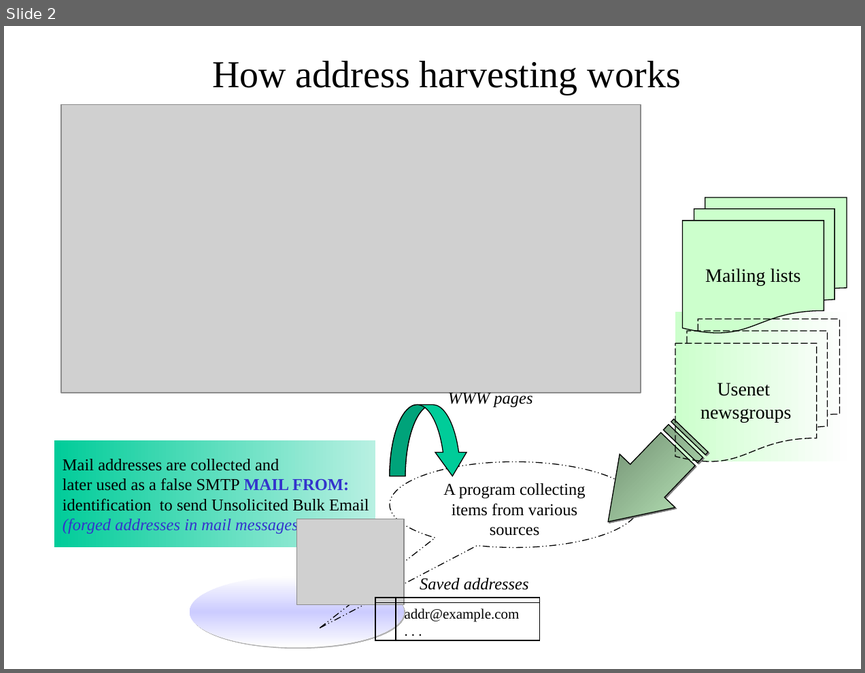
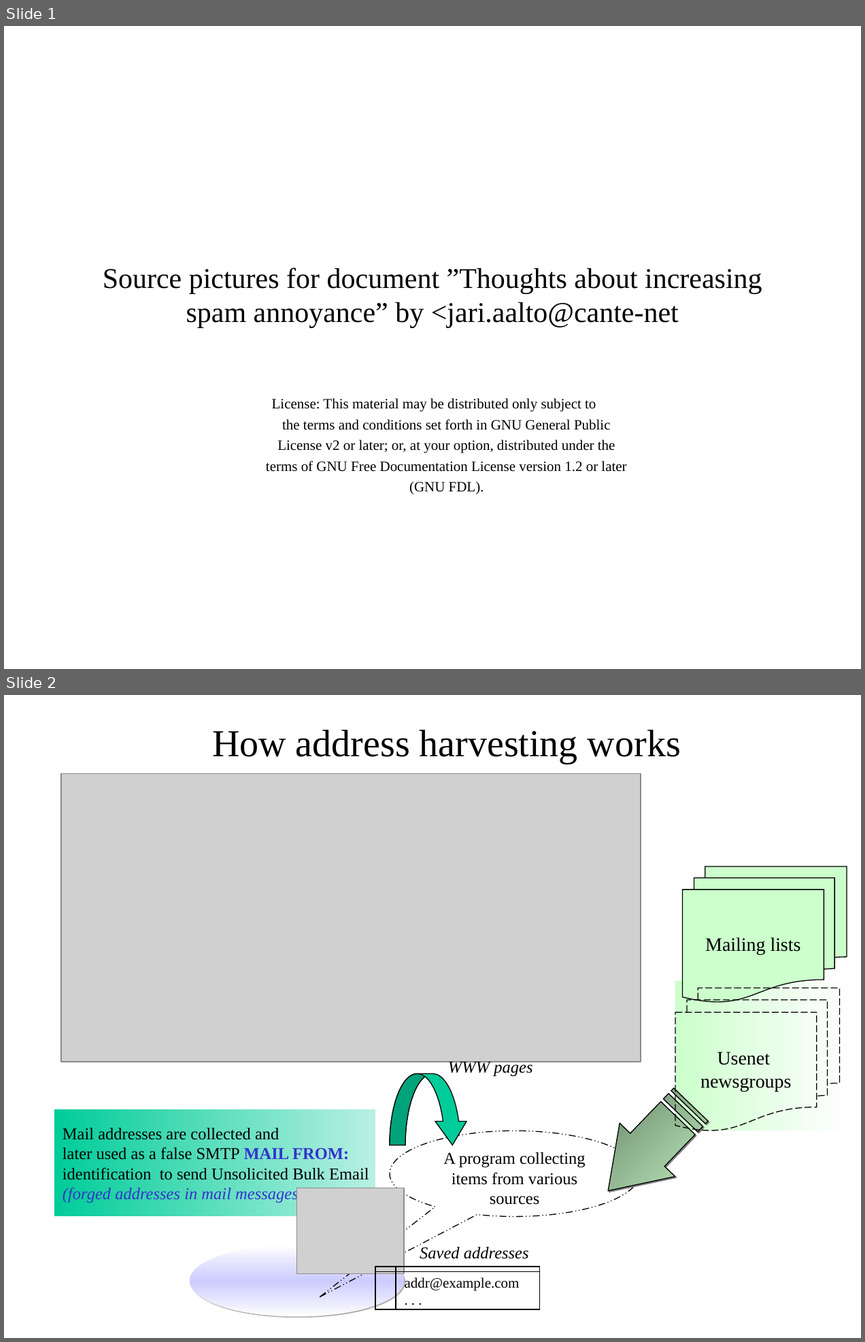
Before and after one commit to jaalto/project--procmail-lib, a slide deck: doc/source/slides.ppt. Shown one above the other, each under a label of ours: slide 2 before the commit, slides 1 and 2 after it. The pictures are 865x673 and 865x1342 pixels, drawn with LibreOffice and Linux fonts; fonts in the diff are those of the drawing; grey boxes stand for pictures. Boxes give left, top, right and bottom in pixels: in the first picture for what was removed or moved away, otherwise in the second. Text is boxed around its words. In the diff, an @@ line names an element or a change of style, - is before the commit and + after.

```diff
--- a/doc/source/slides.ppt
+++ b/doc/source/slides.ppt
@@ slide 1 added at [4, 26, 861, 669], background #FFFFFF @@
@@ title added at [103, 267, 762, 328], 24 pt, text #000000 @@
+Source pictures for document ”Thoughts about increasing spam annoyance” by <jari.aalto@cante-net
@@ subtitle added at [266, 398, 626, 494], 12 pt, text #000000 @@
+License: This material may be distributed only subject to
+the terms and conditions set forth in GNU General Public
+License v2 or later; or, at your option, distributed under the
+terms of GNU Free Documentation License version 1.2 or later
+(GNU FDL).
```
Also in this commit, not shown: 1 slide removed, 2 other files.
